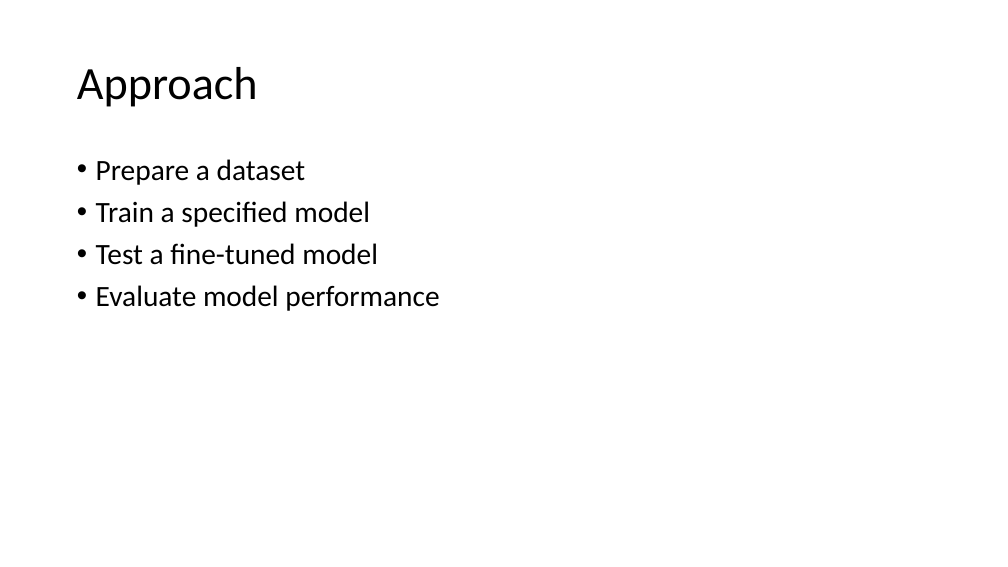
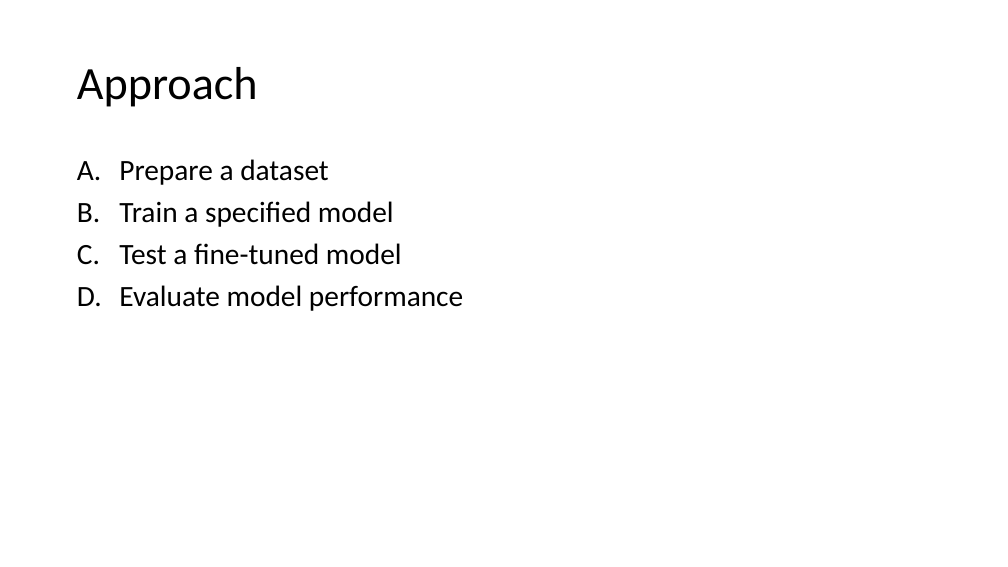
Before and after one commit to frankwxu/digital-forensics-lab, a slide deck: slide 12 of AI4Forensics/IP_Identifier_Fine_Tuning/IP_Identifer_Fine_Tuning.pptx (slide 11 before the commit). Drawn at 1008x567 pixels with LibreOffice and Linux fonts; fonts in the diff are those of the drawing; background and template pictures are left out. Boxes give left, top, right and bottom in pixels: in the first picture for what was removed or moved away, otherwise in the second. Text is boxed around its words. In the diff, an @@ line names an element or a change of style, - is before the commit and + after.

Commit message:
add IP addresses idenfiter with fine-tuned models

```diff
--- a/AI4Forensics/IP_Identifier_Fine_Tuning/IP_Identifer_Fine_Tuning.pptx
+++ b/AI4Forensics/IP_Identifier_Fine_Tuning/IP_Identifer_Fine_Tuning.pptx
@@ text "Prepare a dataset" at (x1=119, y1=159, x2=463, y2=311): bullet • to A. @@
```
Also in this commit, not shown: 8 other slides changed, 19 slides added, 2 slides removed, 4 other files.
